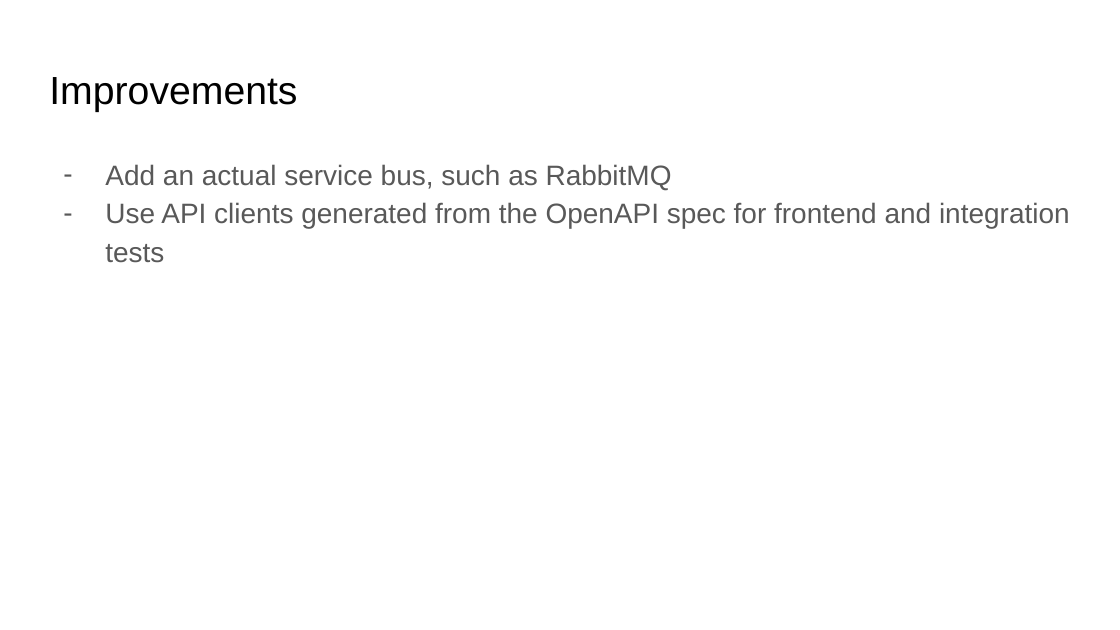
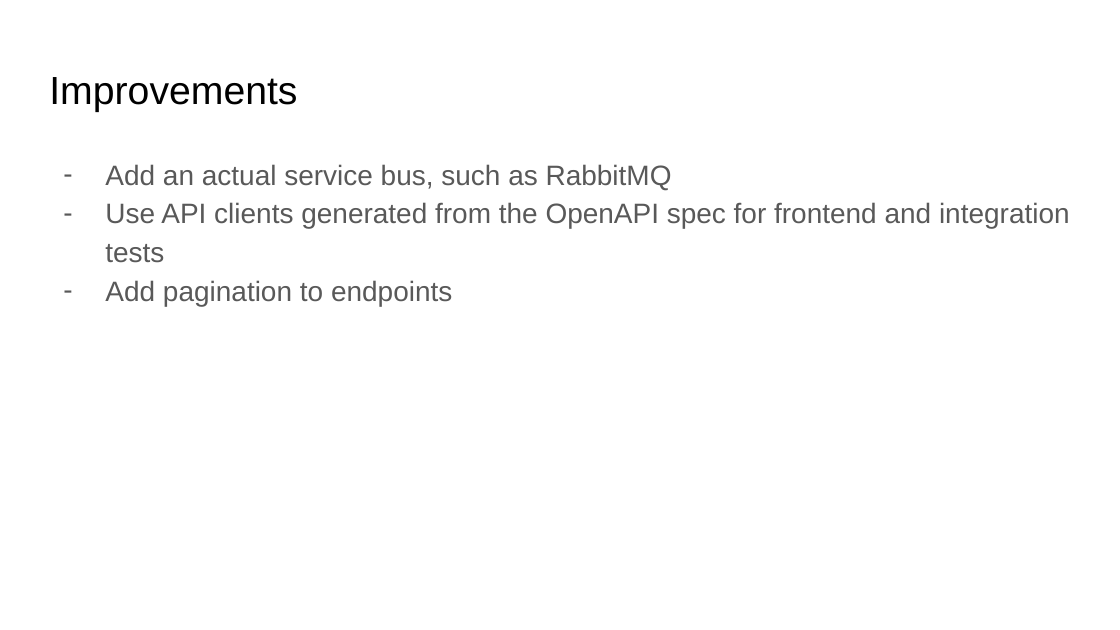
Before and after one commit to lusin-throwaway/RedYellowGreen, a slide deck: slide 11 of slides.pptx. Drawn at 1120x630 pixels with LibreOffice and Linux fonts; fonts in the diff are those of the drawing. Boxes give left, top, right and bottom in pixels: in the first picture for what was removed or moved away, otherwise in the second. Text is boxed around its words. In the diff, an @@ line names an element or a change of style, - is before the commit and + after.

```diff
--- a/slides.pptx
+++ b/slides.pptx
@@ text at [105,280,452,306]: paragraph added @@
+– Add pagination to endpoints
```
Also in this commit, not shown: 1 other slide changed.
